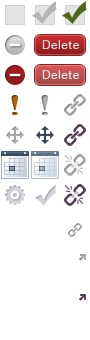
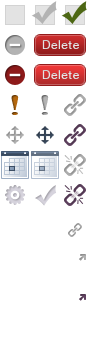
Before/after of a 90x340 layered artwork. What changed in the layer stack:
hid "white hover" over <box>35,65,85,85</box>
